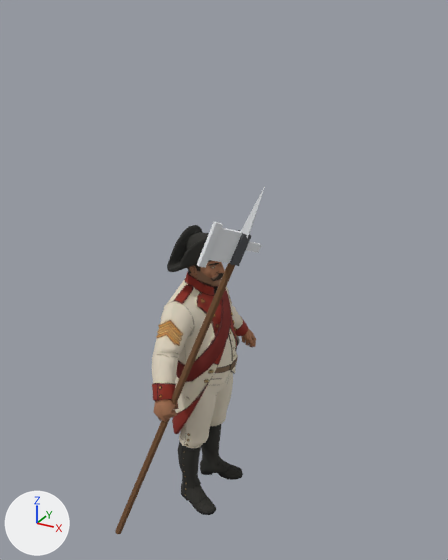
The glTF model assets/tropa/sargento3d/anims/barrido.glb as it was, and as the next commit left it.
Both versions are drawn from a 50 mm lens placed at (0.921, -1.539, 1.613), pointed at (0.087, -0.022, 0.855). The lights are fixed; the arrows at lower left show +X, +Y and +Z. The first picture is the older version. Where no turn or scale is listed for an object, it has been applied to the vertices.

The first picture shows 'alabarda', 'tripo_node_82cb8f26-6239-42c8-8ae5-21b308ae3b01'.
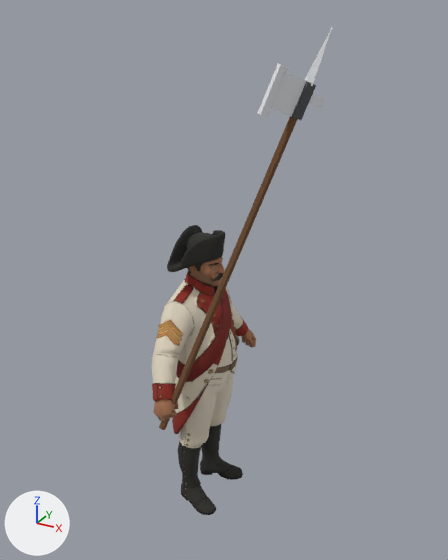
Where the change shows, as pixel boxes (x1, y1, x2, y2) in the pictures (448 x 560 px):
'alabarda', moved: before (115, 186, 265, 534); after (159, 26, 333, 430)

What changed in the scene script:
```text
Change ob_alabarda:
    ob_alabarda.location: (-0.116, -0.368, 0.05) -> (0.007, -0.266, 0.44)
```
